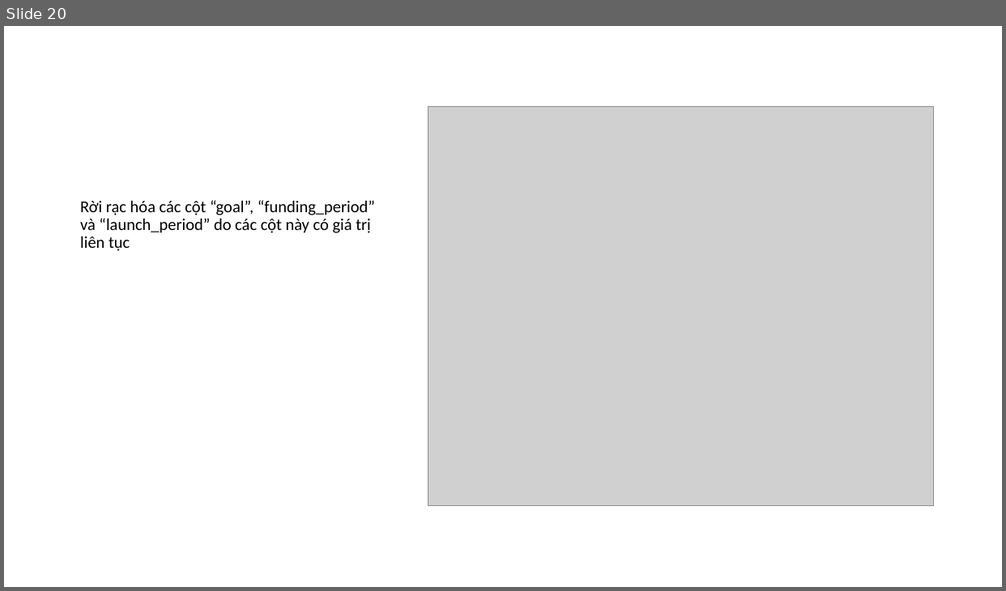
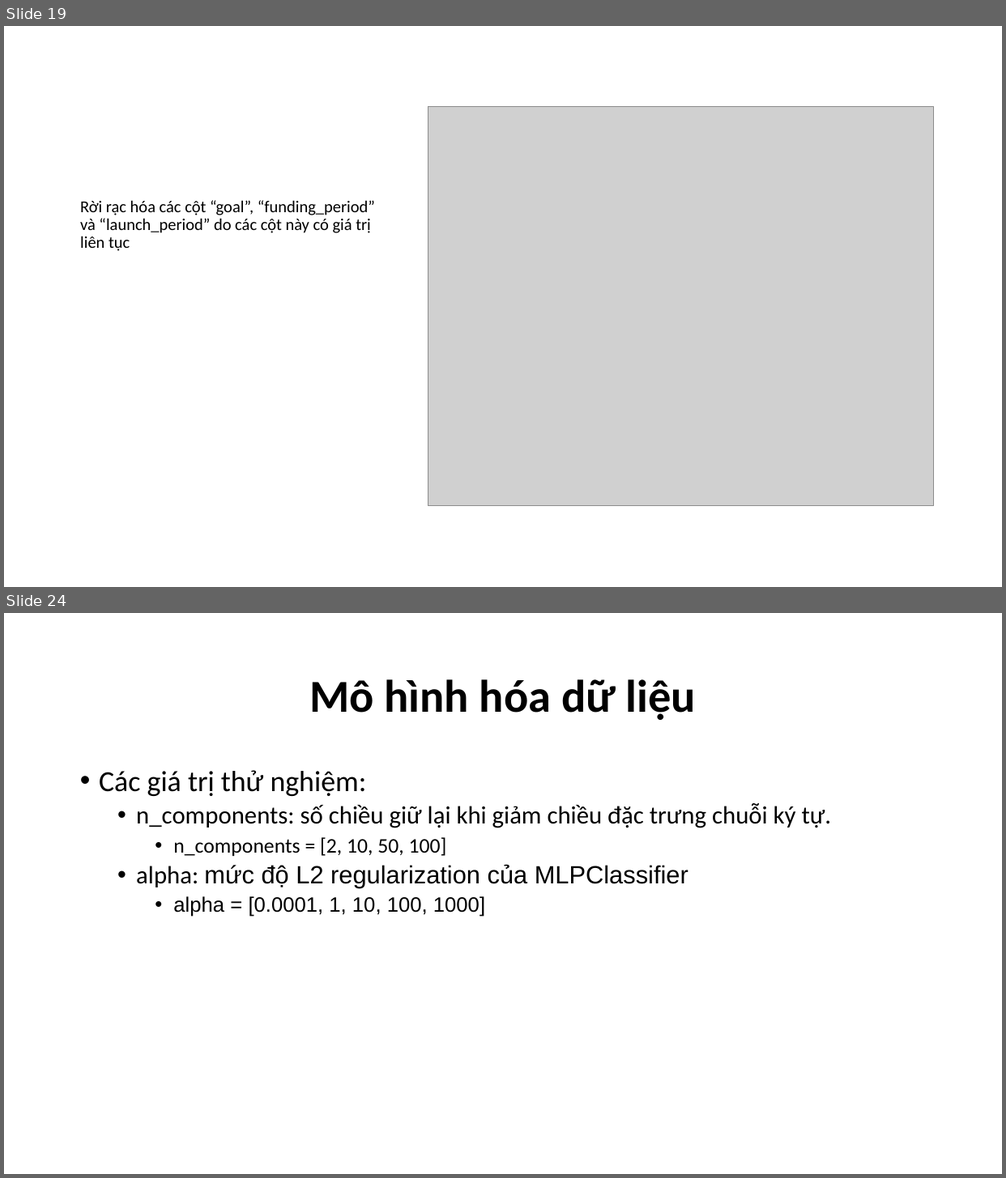
Before and after one commit to XQuyTran/DataScience_Project_HCMUS, a slide deck: presentation/Slide.pptx. Shown one above the other, each under a label of ours: slide 20 before the commit, slides 19 and 24 after it; the slides between them are not shown. The pictures are 1006x591 and 1006x1178 pixels, drawn with LibreOffice and Linux fonts; fonts in the diff are those of the drawing; grey boxes stand for pictures. Boxes give left, top, right and bottom in pixels: in the first picture for what was removed or moved away, otherwise in the second. Text is boxed around its words. In the diff, an @@ line names an element or a change of style, - is before the commit and + after.

```diff
--- a/presentation/Slide.pptx
+++ b/presentation/Slide.pptx
@@ slide 24 added at [4, 613, 1002, 1174], background #FFFFFF @@
@@ title added at [309, 679, 696, 720], 44 pt, text #000000, bold @@
+Mô hình hóa dữ liệu
@@ text added at [99, 770, 832, 917], 24 pt, text #000000 @@
+• Các giá trị thử nghiệm:
+  • n_components: số chiều giữ lại khi giảm chiều đặc trưng chuỗi ký tự.
+    • n_components = [2, 10, 50, 100]
+  • alpha: mức độ L2 regularization của MLPClassifier
+    • alpha = [0.0001, 1, 10, 100, 1000]
@@ what was slide 20 is now slide 19 @@
```
Also in this commit, not shown: 9 slides changed, 8 other slides added, 5 slides removed, 1 other file.
